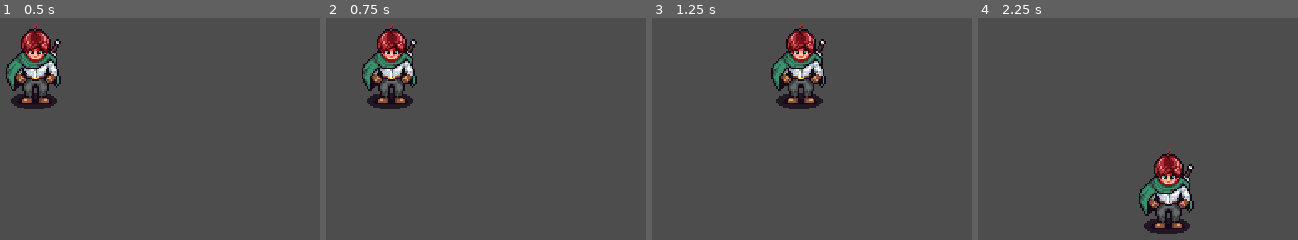
Above: before the commit, frames 1-4 (left to right).
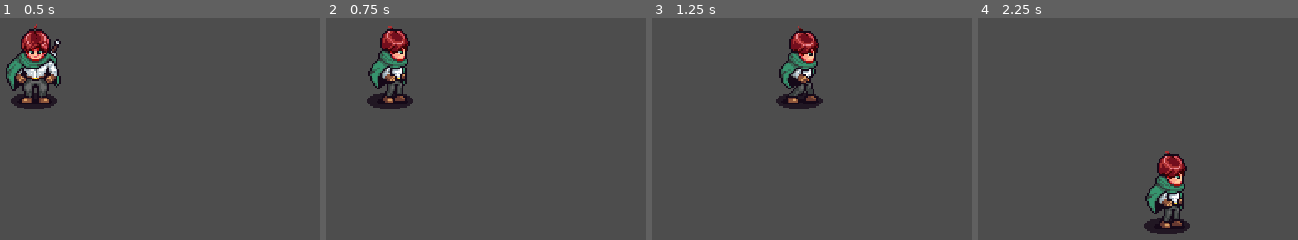
Above: after the commit, the same moments.

Repository: deques/2DARPG
Game: Godot game, scene res://playground.tscn
The game is run twice, just before and just after one commit, with the same random seed, the same clock (stepped at 60 frames per second) and the same inputs.
Inputs:
- Up to frame 1 (0.5 s): no input
- Up to frame 2 (0.75 s): tap Enter at 0.5 s; hold Right (right) from 0.53 s (still down)
- Up to frame 3 (1.25 s): keep holding Right (right)
- Up to frame 4 (2.25 s): release Right (right) at 1.28 s; hold Down (down) 1.28-2.03 s; hold Right (right) from 2.03 s (still down)

Frame 1 is identical in both runs. In frame 2, 3.3% of the frame differs, in the area x 11-29%, y 2-39%; in frame 3, 3.3%, in the area x 37-55%, y 2-39%; in frame 4, 3.3%.

Commit message:
Fixed movement and animation

Diff:
--- a/Player/Scripts/player.gd
+++ b/Player/Scripts/player.gd
@@ -19,7 +19,9 @@
 	direction.x = Input.get_action_strength("right") - Input.get_action_strength("left")
 	direction.y = Input.get_action_strength("down") - Input.get_action_strength("up")
 
-	velocity = direction * move_speed
+	# velocity = direction * move_speed
+	velocity = direction.normalized() * move_speed if direction != Vector2.ZERO else Vector2.ZERO
+
 	if (SetState() == true || SetDirection() == true):
 		UpdateAnimation()
 	pass
@@ -35,7 +37,7 @@
 	if (direction.y == 0):
 		new_dir = Vector2.LEFT if (direction.x < 0) else Vector2.RIGHT
 	elif (direction.x == 0):
-		new_dir == Vector2.UP if (direction.y < 0) else Vector2.DOWN
+		new_dir = Vector2.UP if (direction.y < 0) else Vector2.DOWN
 
 	if (new_dir == cardinal_direction):
 		return false
@@ -55,6 +57,7 @@
 func UpdateAnimation() -> void:
 	var dir : String = AnimDirection()
 	animation_player.play(state + "_" + AnimDirection())
+	print(state + "_" + AnimDirection())
 	pass
 
 func AnimDirection() -> String:
--- a/Player/player.tscn
+++ b/Player/player.tscn
@@ -72,7 +72,7 @@
 }
 
 [sub_resource type="Animation" id="Animation_fhl08"]
-resource_name = "idle_walk_down"
+resource_name = "walk_down"
 length = 0.3
 loop_mode = 2
 tracks/0/type = "value"
@@ -89,7 +89,7 @@
 }
 
 [sub_resource type="Animation" id="Animation_vtle1"]
-resource_name = "idle_walk_side"
+resource_name = "walk_side"
 length = 0.3
 loop_mode = 2
 tracks/0/type = "value"
@@ -106,7 +106,7 @@
 }
 
 [sub_resource type="Animation" id="Animation_od3ui"]
-resource_name = "idle_walk_up"
+resource_name = "walk_up"
 length = 0.3
 loop_mode = 2
 tracks/0/type = "value"
@@ -128,9 +128,9 @@
 &"idle_down": SubResource("Animation_4ntmi"),
 &"idle_side": SubResource("Animation_k53q1"),
 &"idle_up": SubResource("Animation_gwnis"),
-&"idle_walk_down": SubResource("Animation_fhl08"),
-&"idle_walk_side": SubResource("Animation_vtle1"),
-&"idle_walk_up": SubResource("Animation_od3ui")
+&"walk_down": SubResource("Animation_fhl08"),
+&"walk_side": SubResource("Animation_vtle1"),
+&"walk_up": SubResource("Animation_od3ui")
 }
 
 [node name="Player" type="CharacterBody2D"]
